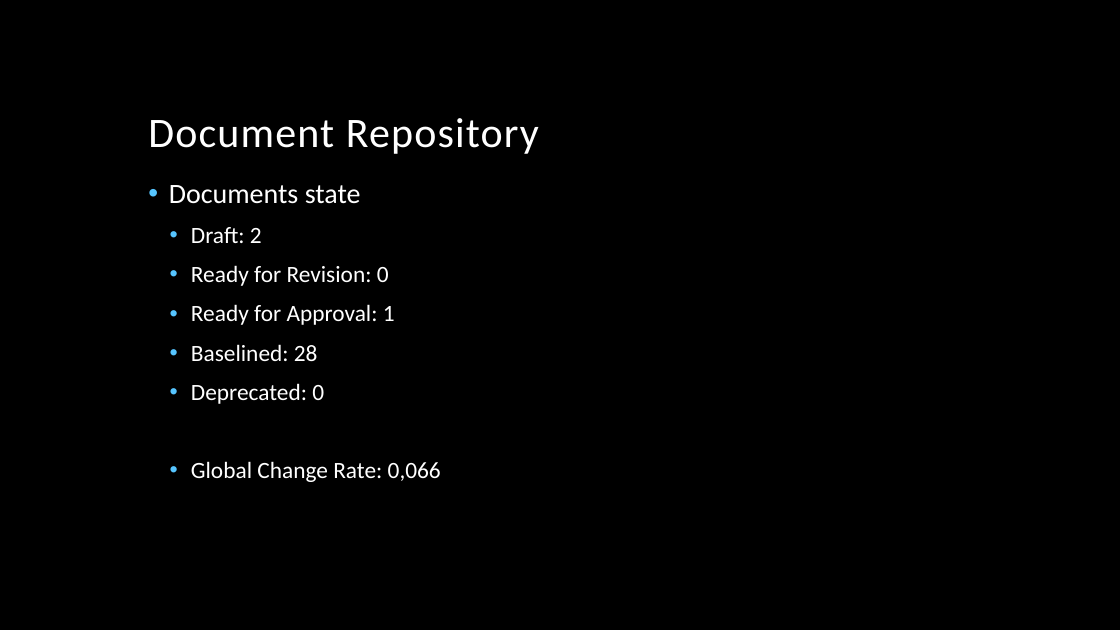
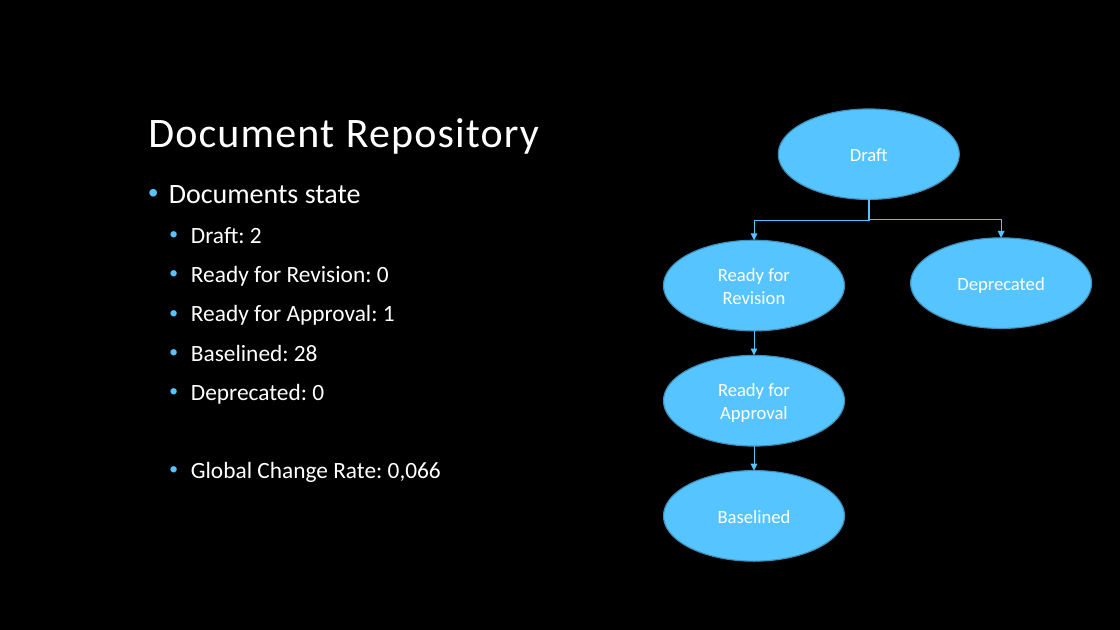
Before and after one commit to jmgirao/projetosoftware1213, a slide deck: slide 6 of Final Presentation/Mário/librarian.pptx. Drawn at 1120x630 pixels with LibreOffice and Linux fonts; fonts in the diff are those of the drawing; background and template pictures are left out. Boxes give left, top, right and bottom in pixels: in the first picture for what was removed or moved away, otherwise in the second. Text is boxed around its words. In the diff, an @@ line names an element or a change of style, - is before the commit and + after.

```diff
--- a/Final Presentation/Mário/librarian.pptx
+++ b/Final Presentation/Mário/librarian.pptx
@@ ellipse added at box(778, 109, 959, 200), fill #56C5FF, outline #4092BD 1 pt, 16 pt, text #FFFFFF @@
+Draft
@@ elbow arrow added from (869, 199) to (754, 240), #56C5FF 0.5 pt @@
@@ elbow arrow added from (869, 199) to (1002, 238), #56C5FF 0.5 pt @@
@@ ellipse added at box(911, 238, 1091, 329), fill #56C5FF, outline #4092BD 1 pt, 16 pt, text #FFFFFF @@
+Deprecated
@@ ellipse added at box(664, 240, 844, 331), fill #56C5FF, outline #4092BD 1 pt, 16 pt, text #FFFFFF @@
+Ready for Revision
@@ ellipse added at box(664, 355, 844, 446), fill #56C5FF, outline #4092BD 1 pt, 16 pt, text #FFFFFF @@
+Ready for Approval
@@ arrow added from (754, 331) to (754, 355), #56C5FF 0.5 pt @@
@@ arrow added from (754, 446) to (754, 471), #56C5FF 0.5 pt @@
@@ ellipse added at box(664, 471, 844, 561), fill #56C5FF, outline #4092BD 1 pt, 16 pt, text #FFFFFF @@
+Baselined
```
Also in this commit, not shown: 1 other slide changed.
